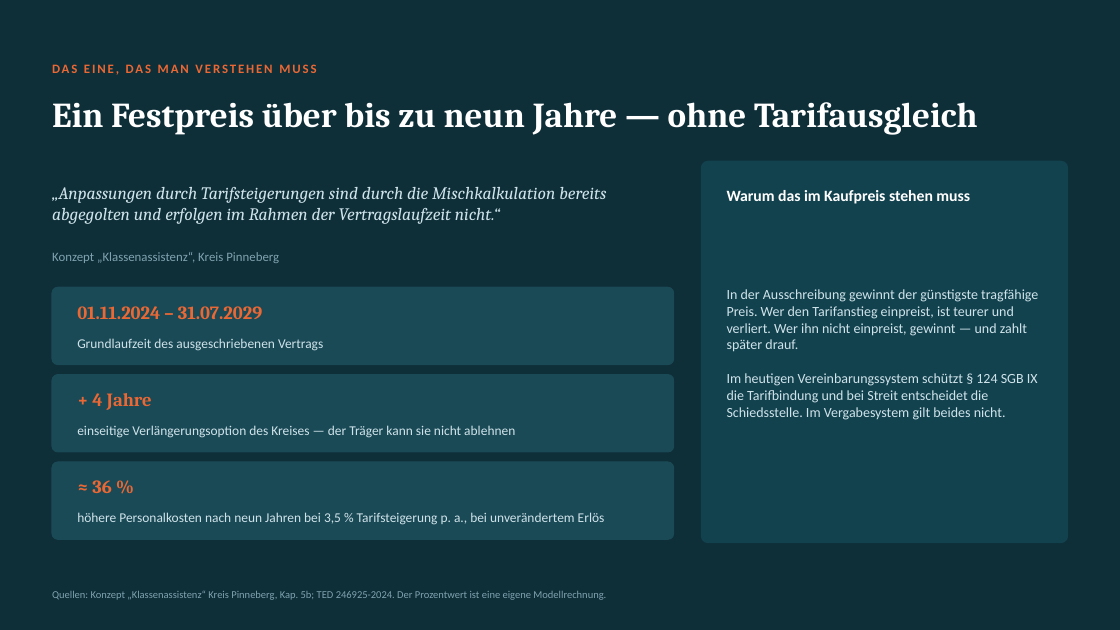
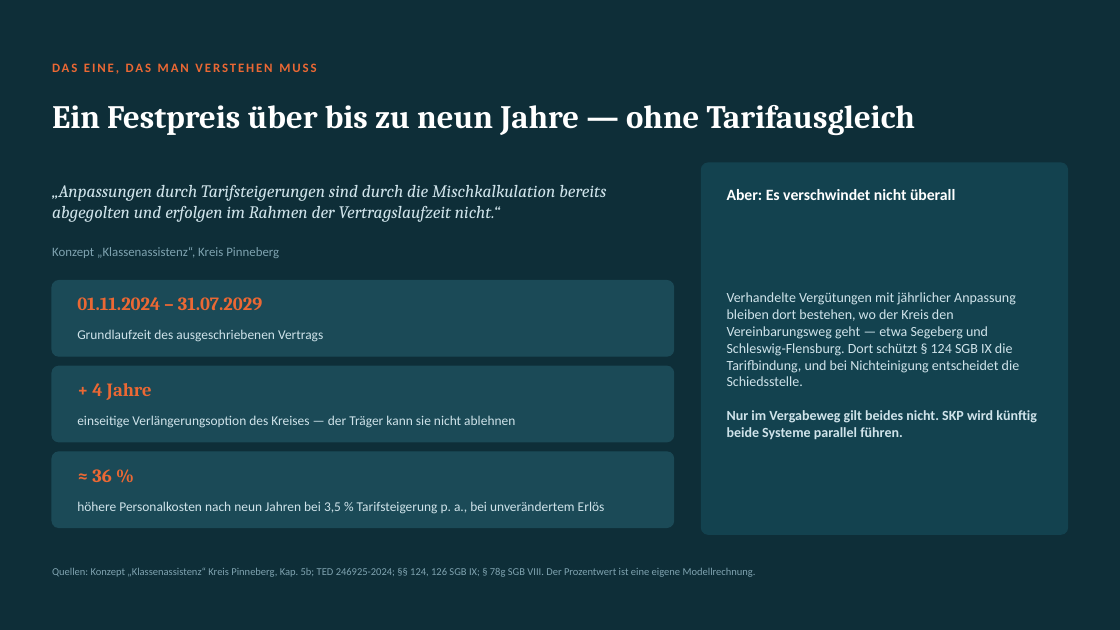
Before and after one commit to findingNemo0o0/repository, a slide deck: slide 12 of praesentation/SKP-Marktanalyse-Schulbegleitung.pptx (slide 11 before the commit). Drawn at 1120x630 pixels with LibreOffice and Linux fonts; fonts in the diff are those of the drawing. Boxes give left, top, right and bottom in pixels: in the first picture for what was removed or moved away, otherwise in the second. Text is boxed around its words. In the diff, an @@ line names an element or a change of style, - is before the commit and + after.

```diff
--- a/praesentation/SKP-Marktanalyse-Schulbegleitung.pptx
+++ b/praesentation/SKP-Marktanalyse-Schulbegleitung.pptx
@@ text "Ein Festpreis über bis zu ..." at bbox=[52, 105, 915, 135]: size 30 to 28 pt @@
@@ rounded rectangle: place and size @@
-rounded rectangle at bbox=[702, 161, 1068, 543]
+rounded rectangle at bbox=[702, 163, 1068, 534]
@@ rounded rectangle at bbox=[702, 163, 1068, 534]: shadow on @@
@@ text at bbox=[727, 189, 955, 200]: text changed @@
-Warum das im Kaufpreis stehen muss
+Aber: Es verschwindet nicht überall
@@ 2 texts, 1 rounded rectangle: place and size @@
-2 texts, 1 rounded rectangle at bbox=[52, 252, 674, 365]
+2 texts, 1 rounded rectangle at bbox=[52, 247, 674, 356]
@@ text at bbox=[727, 292, 1037, 439]: text changed @@
-In der Ausschreibung gewinnt der günstigste tragfähige Preis. Wer den Tarifanstieg einpreist, ist teurer und verliert. Wer ihn nicht einpreist, gewinnt — und zahlt später drauf.
-Im heutigen Vereinbarungssystem schützt § 124 SGB IX die Tarifbindung und bei Streit entscheidet die Schiedsstelle. Im Vergabesystem gilt beides nicht.
+Verhandelte Vergütungen mit jährlicher Anpassung bleiben dort bestehen, wo der Kreis den Vereinbarungsweg geht — etwa Segeberg und Schleswig-Flensburg. Dort schützt § 124 SGB IX die Tarifbindung, und bei Nichteinigung entscheidet die Schiedsstelle.
+Nur im Vergabeweg gilt beides nicht. SKP wird künftig beide Systeme parallel führen.
@@ 5 texts, 2 rounded rectangles: place and size @@
-5 texts, 2 rounded rectangles at bbox=[52, 338, 674, 539]
+5 texts, 2 rounded rectangles at bbox=[52, 329, 674, 528]
@@ shadow on; proportions changed in 3 elements at bbox=[52, 281, 674, 356], bbox=[52, 366, 674, 442], bbox=[52, 452, 674, 528] @@
@@ text at bbox=[52, 568, 756, 577]: text changed @@
-Quellen: Konzept „Klassenassistenz“ Kreis Pinneberg, Kap. 5b; TED 246925-2024. Der Prozentwert ist eine eigene Modellrechnung.
+Quellen: Konzept „Klassenassistenz“ Kreis Pinneberg, Kap. 5b; TED 246925-2024; §§ 124, 126 SGB IX; § 78g SGB VIII. Der Prozentwert ist eine eigene Modellrechnung.
```
Also in this commit, not shown: 11 other slides changed, 7 slides added, 1 slide removed, 2 other files.
